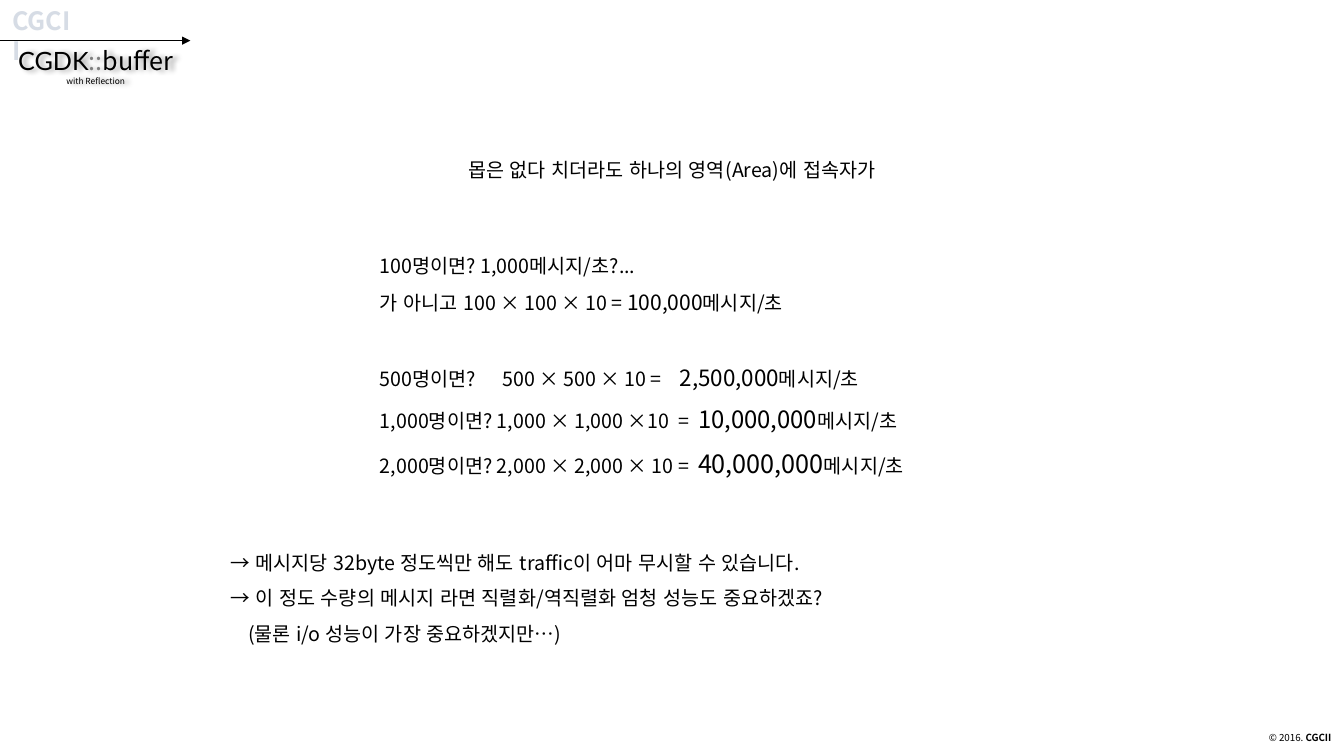
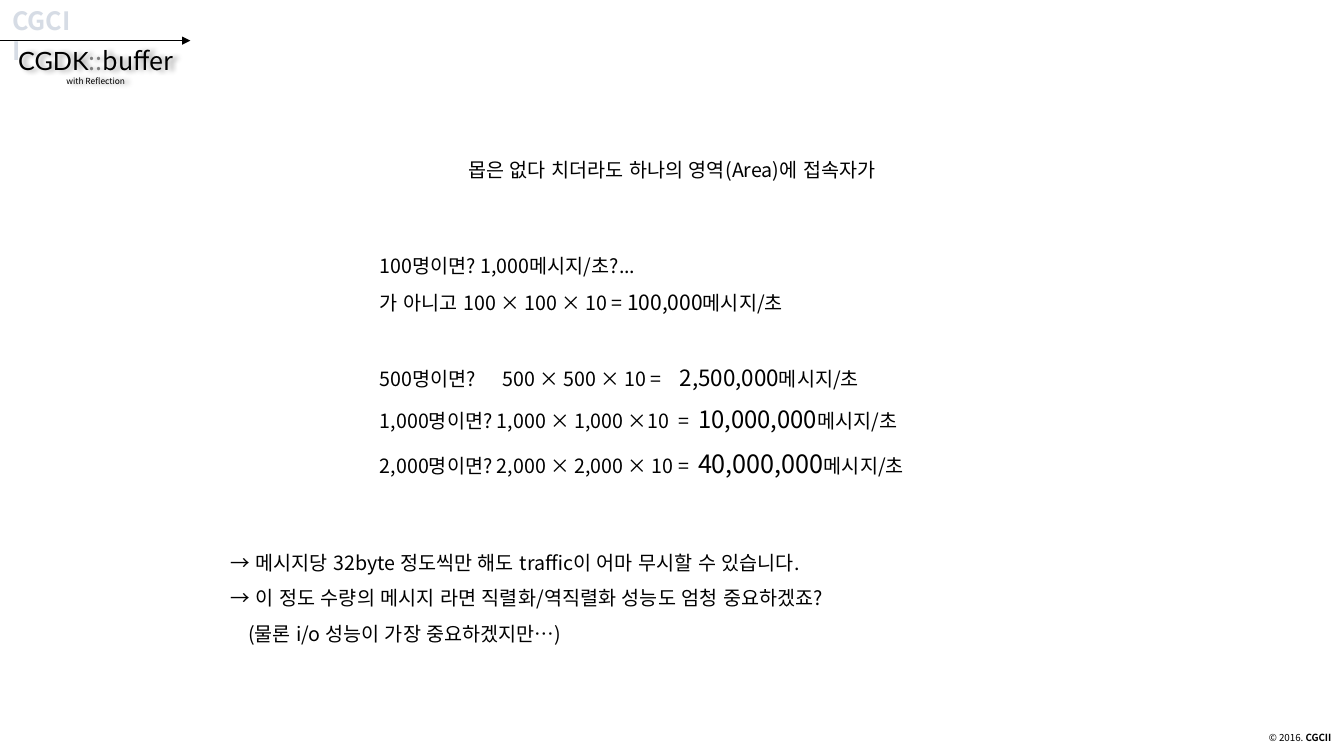
Before and after one commit to CGLabs/CGDK.buffer, a slide deck: slide 12 of C++/document/intruduce_CGDK.buffer.pptx. Drawn at 1344x756 pixels with LibreOffice and Linux fonts; fonts in the diff are those of the drawing. Boxes give left, top, right and bottom in pixels: in the first picture for what was removed or moved away, otherwise in the second. Text is boxed around its words. In the diff, an @@ line names an element or a change of style, - is before the commit and + after.

```diff
--- a/C++/document/intruduce_CGDK.buffer.pptx
+++ b/C++/document/intruduce_CGDK.buffer.pptx
@@ text at [248, 588, 823, 645]: text changed @@
-→ 이 정도 수량의 메시지 라면 직렬화/역직렬화 엄청 성능도 중요하겠죠?
-(물론 i/o 성능이 가장 중요하겠지만…)
+→ 이 정도 수량의 메시지 라면 직렬화/역직렬화 성능도 엄청 중요하겠죠?
+(물론 i/o 성능이 가장 중요하겠지만…)
```
Also in this commit, not shown: 21 other slides changed.
